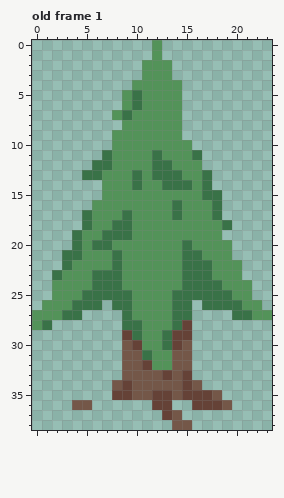
Pixel-art file -- assets/tree.ase. That is the earlier state.
24x39 pixels, 2 frames. Shown: old frame 1. The commit also changed other frames, which this record leaves out.
Once edited:
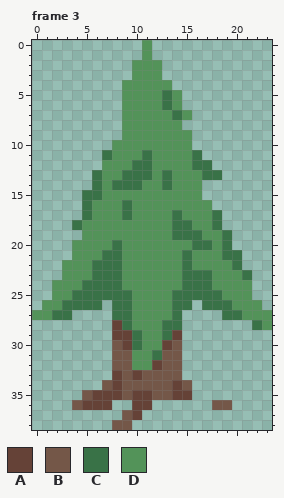
Palette (. is transparent): A #654237  B #745748  C #397247  D #539359
A new or re-ordered frame is compared with the old frame closest to it.
The edit:
frames 2 -> 4
Changed rows in their new state; - is an unchanged pixel.
Frame 3 is new; against old frame 1:
first column x 0:
 0 -----------D.-----------
 1 -----------D.-----------
 2 ----------D--.----------
 3 ----------D--.----------
 4 ---------D----.---------
 5 ----------D--C----------
 6 ----------D--C----------
 7 --------.D----CD--------
 9 --------.------D--------
11 -----------CD-----------
12 ------.D--CCDD--CC------
13 -----.---C-CD-D---C-----
14 ------C-CC----DD-.------
15 -----CC----------..-----
16 -----C---C----D---.-----
18 ----CD--DD----CC--C.----
19 ----.--DDD----CCC--C----
20 ----D-DDC------DCC-C----
21 ---.D--C--------D--CC---
22 ---D--CC--------DD--C---
23 --.------------------C--
24 -----C------------D-----
25 ----C--------------D----
26 ---C----------------D---
27 --C-.---C------.---C-D--
28 ..------A-D--C-.------CD
29 --------A------.--------
30 --------BAC--AB.--------
31 --------B-DDCB-.--------
32 --------B-DDAB-.--------
33 --------A-A--B-.--------
34 -------BAB----AB.-------
35 -----BAA-BAABBA-...-----
36 -----AAA--AA..--..B-----
37 ---------BA--..---------
38 --------BB----..--------
Pixel boxes of the changes (left, top, right, bottom) in both pictures:
changed: (32, 40, 272, 430)
